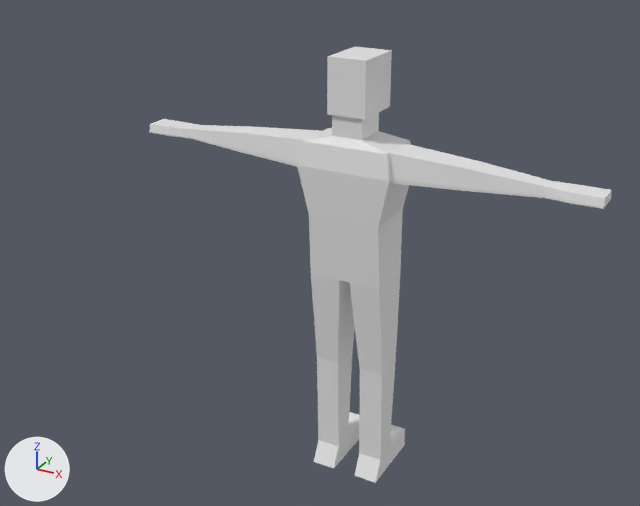
One commit to the Blender file art/models/props/party_popper/party_popper.blend: the scene before it, then after it.
One viewpoint serves both versions: a 50 mm camera at (2.99, -3.05, 2.55) aimed at (1.26, 0.09, 0.98). The axes (+X, +Y, +Z) are drawn at lower left. The lights are the same throughout. The older version comes first.

Names of what the first picture shows: 'reference'.
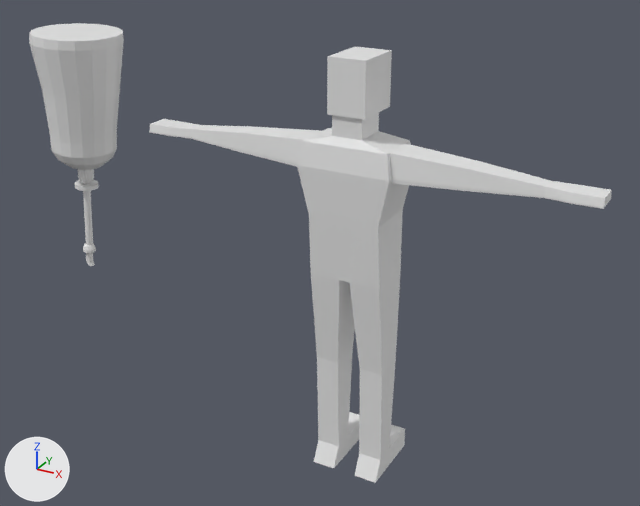
Commit message: party popper

Boxes (x1, y1, x2, y2) around the edits, measured in the pictures (640 x 506 px):
```json
{"object": "Cylinder", "change": "added", "after": [29, 23, 124, 266]}
```

Scene script edits in JSON lines:
```json
{"op": "add", "block": "me_cylinder_003", "code": ["me_cylinder_003 = bpy.data.meshes.new('Cylinder.003')", "me_cylinder_003.from_pydata(...)  # 420 vertices, 418 faces; spans x -0.154..0.257, y -0.209..0.209, z 0.681..1.859"]}
{"op": "add", "block": "ob_cylinder", "code": ["ob_cylinder = bpy.data.objects.new('Cylinder', me_cylinder_003)", "ob_cylinder.location = (0.0, 0.0, 0.0)"]}
```
